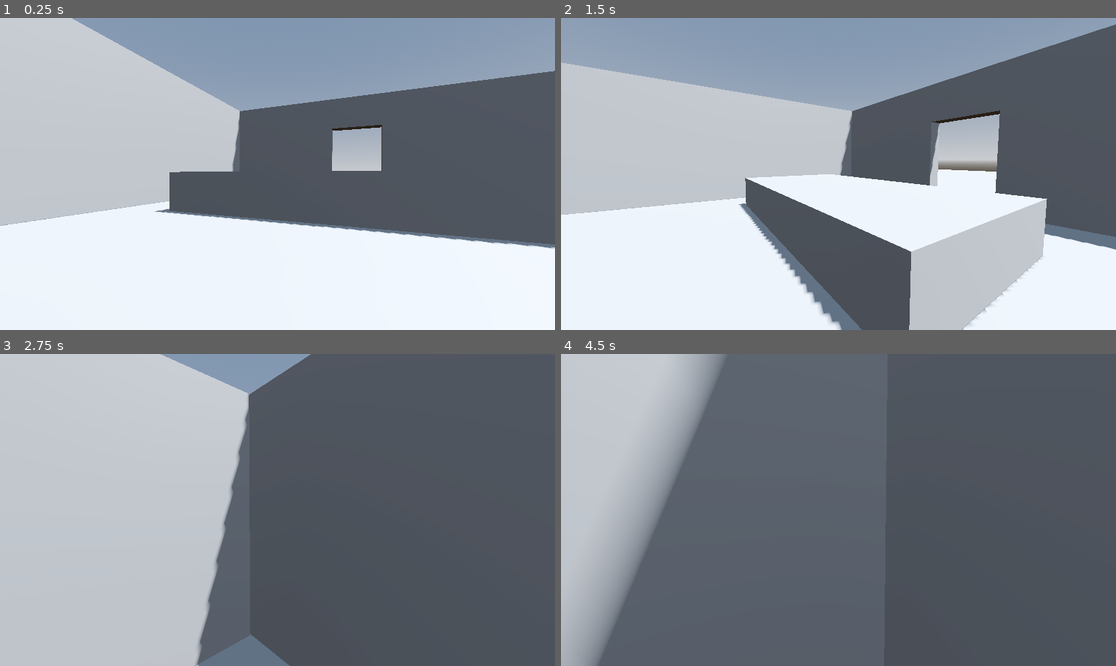
Above: before the commit, frames 1-4 (two rows, left to right).
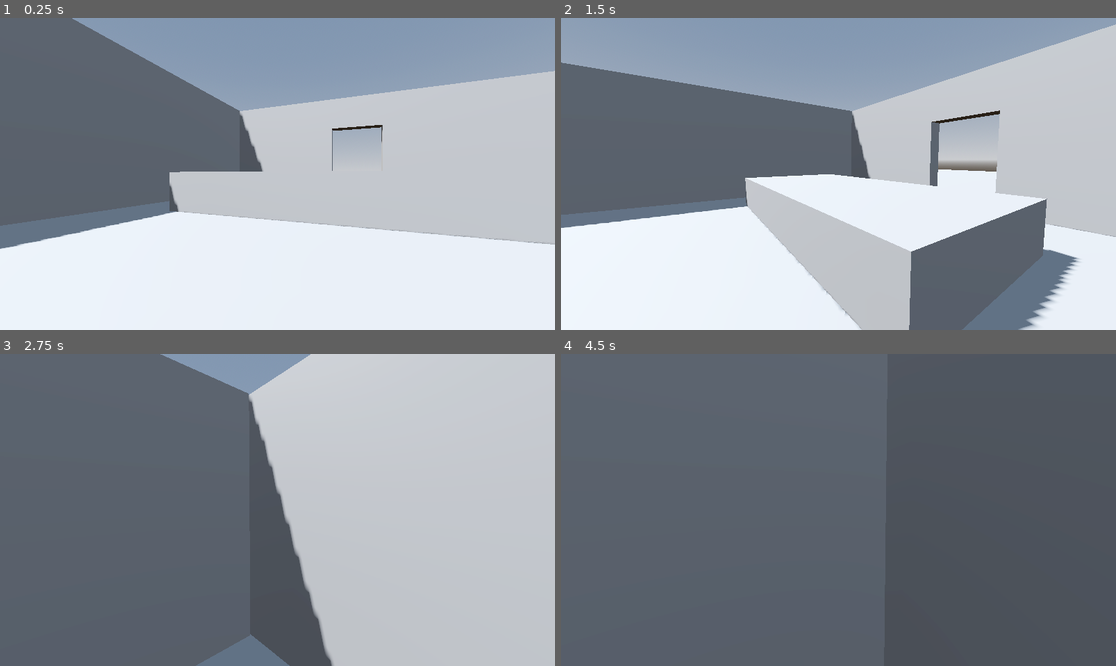
Above: after the commit, the same moments.

Repository: leviwp48/games
Game: Godot game, scene res://scenes/main.tscn
Two runs of this game, one before a commit and one after it. Both use one fixed random seed, a clock stepped at 60 frames per second and the inputs below.
Inputs (mouse positions are in pixels of both pictures, inside the frame that each line leads up to):
- Up to frame 1 (0.25 s): no input
- Up to frame 2 (1.5 s): tap Enter (ui_accept) at 0.5, 0.77 s; move the mouse to (960, 158) at 0.52 s; hold D (ui_right) 0.53-1.28 s; click (960, 158) at 0.67 s; move the mouse to (810, 174) at 1.27 s; hold W (ui_up) from 1.28 s (still down)
- Up to frame 3 (2.75 s): keep holding W (ui_up); tap Enter (ui_accept) at 1.52 s; move the mouse to (288, 503) at 2.02 s
- Up to frame 4 (4.5 s): keep holding W (ui_up); move the mouse to (832, 516) at 2.77 s; click (832, 516) at 2.92 s; tap Enter (ui_accept) at 3.02, 3.77 s; move the mouse to (877, 513) at 3.52 s; move the mouse to (794, 506) at 4.27 s

The runs differ from the first frame. In frame 1, 49% of the frame differs, in the area x 0-100%, y 0-75%; in frame 2, 53%; in frame 3, 88%, in the area x 0-100%, y 0-100%; in frame 4, 18%.

Commit message:
adding custom mats

Diff:
--- /dev/null
+++ b/godot_games/3d/Val v1/assets/models/chest_gold/mat_chest.tres
@@ -0,0 +1,3 @@
+[gd_resource type="StandardMaterial3D" format=3 uid="uid://bhoi5fy5r0ydy"]
+
+[resource]
--- a/godot_games/3d/Val v1/scenes/main.tscn
+++ b/godot_games/3d/Val v1/scenes/main.tscn
@@ -1,7 +1,7 @@
 [gd_scene load_steps=6 format=3 uid="uid://ca51n8alnxo5g"]
 
 [ext_resource type="PackedScene" uid="uid://bs72ogkvdd7d6" path="res://addons/proto_controller/proto_controller.tscn" id="1_0wfyh"]
-[ext_resource type="PackedScene" uid="uid://bmhk50qlahrdm" path="res://assets/brackeys_3d_game_assets/dungeon_assets/props/chest_gold.glb" id="2_sugp2"]
+[ext_resource type="PackedScene" uid="uid://dqtvu2aasbq8h" path="res://assets/models/chest_gold/chest_gold.glb" id="2_0wfyh"]
 
 [sub_resource type="ProceduralSkyMaterial" id="ProceduralSkyMaterial_ig7tw"]
 sky_horizon_color = Color(0.662243, 0.671743, 0.686743, 1)
@@ -22,7 +22,7 @@
 environment = SubResource("Environment_h2yge")
 
 [node name="DirectionalLight3D" type="DirectionalLight3D" parent="."]
-transform = Transform3D(-0.897581, -0.307692, -0.315711, -0.215305, -0.318964, 0.922987, -0.384697, 0.89643, 0.220049, 0, 8.63075, 0)
+transform = Transform3D(0.92051, 0.149712, 0.360899, -0.252526, -0.476872, 0.841917, 0.298148, -0.866129, -0.401159, 0, 15.6556, -5.52302)
 shadow_enabled = true
 
 [node name="Floor" type="CSGBox3D" parent="."]
@@ -62,5 +62,5 @@
 [node name="ProtoController" parent="." instance=ExtResource("1_0wfyh")]
 transform = Transform3D(-0.53151, 0, -0.20374, 0, 0.569222, 0, 0.20374, 0, -0.53151, 0.203712, 0.709922, -0.0184551)
 
-[node name="chest_gold2" parent="." instance=ExtResource("2_sugp2")]
-transform = Transform3D(1, 0, 0, 0, 1, 0, 0, 0, 1, 9.87323, 0.641955, -9.45565)
+[node name="chest_gold2" parent="." instance=ExtResource("2_0wfyh")]
+transform = Transform3D(1, 0, 0, 0, 1, 0, 0, 0, 1, 9.43143, 0.641953, -1.36282)
Renamed: godot_games/3d/Val v1/assets/brackeys_3d_game_assets/dungeon_assets/props/chest_gold.glb -> godot_games/3d/Val v1/assets/models/chest_gold/chest_gold.glb
Not shown, changed: godot_games/3d/Val v1/assets/models/chest_gold/chest_gold.glb.import
Renamed: godot_games/3d/Val v1/assets/brackeys_3d_game_assets/import_examples/chest_gold/chest_texture.png -> godot_games/3d/Val v1/assets/models/chest_gold/chest_texture.png
Not shown, changed: godot_games/3d/Val v1/assets/models/chest_gold/chest_texture.png.import
